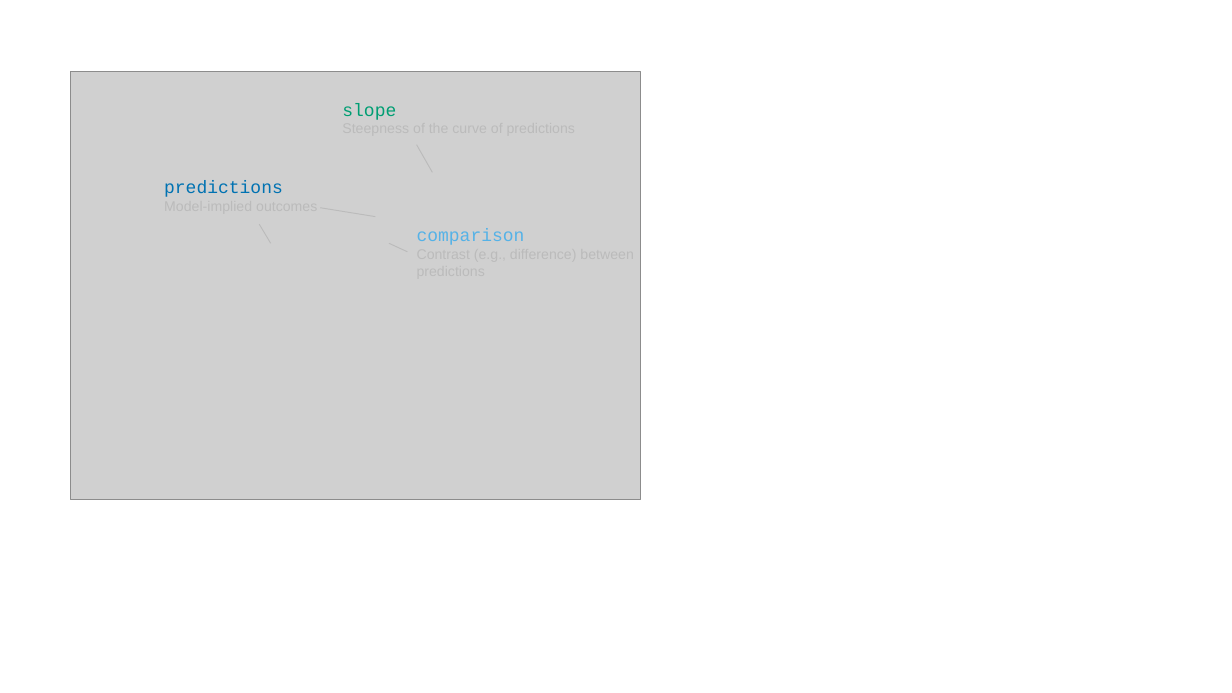
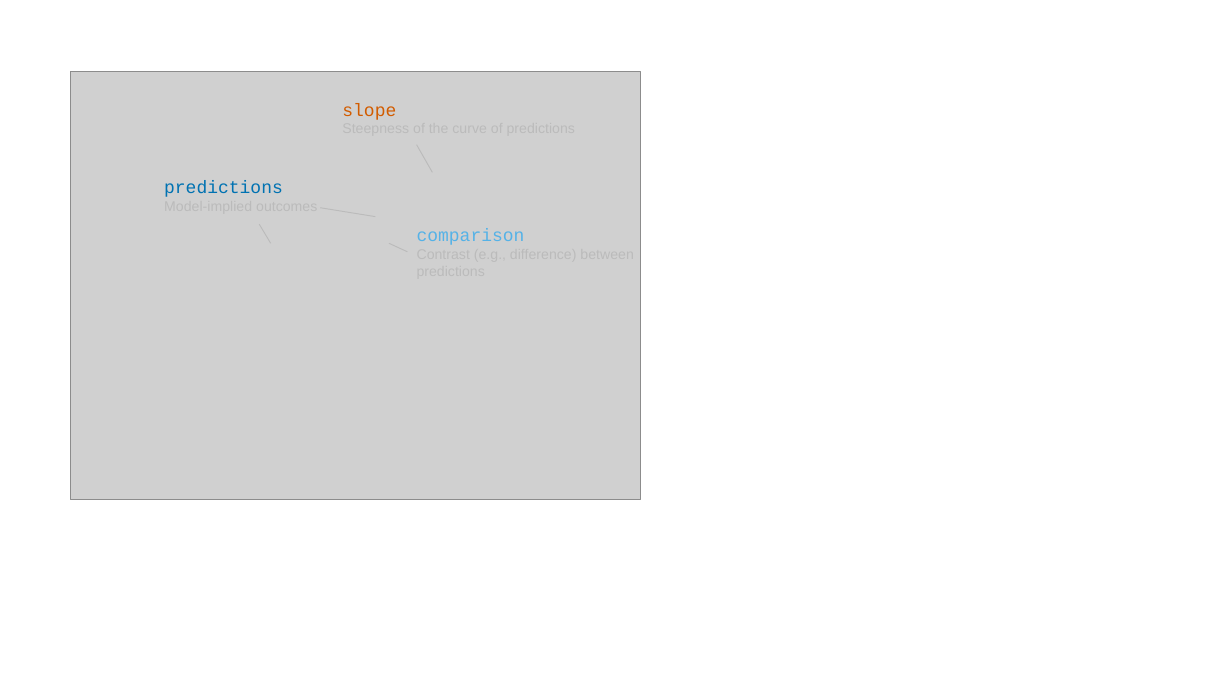
Before and after one commit to j-rohrer/marginal-psych, a slide deck: slide 1 of plots/predictions_comparisons_slopes.pptx. Drawn at 1232x693 pixels with LibreOffice and Linux fonts; fonts in the diff are those of the drawing; grey boxes stand for pictures. Boxes give left, top, right and bottom in pixels: in the first picture for what was removed or moved away, otherwise in the second. Text is boxed around its words. In the diff, an @@ line names an element or a change of style, - is before the commit and + after.

```diff
--- a/plots/predictions_comparisons_slopes.pptx
+++ b/plots/predictions_comparisons_slopes.pptx
@@ text at box(342, 103, 396, 120): text colour #009E73 to #D25C00 in "slope" @@
```
Also in this commit, not shown: 4 other files.
